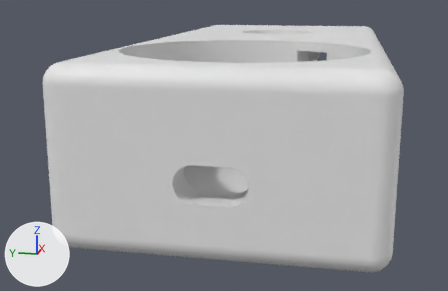
The Blender file [2026] Power Station/02 Merged.blend, before and after one commit.
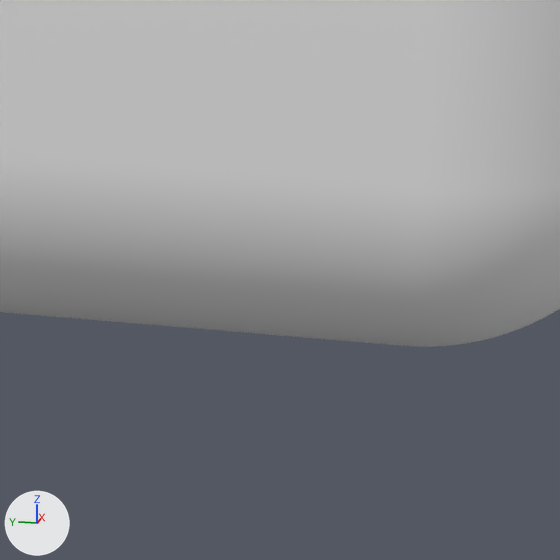
The first picture shows the older version from a camera (50 mm lens) standing at (-0.2172, -0.0286, 0.0601) and looking at (-0.0064, 0.0136, 0.0074). The close-ups show the older and then the newer version on the part from 74% to 85% of the width and 83% to 100% of the height of that picture. Only the edits that show in the close-ups are written down. Every picture has the same lights, and +X, +Y and +Z are marked at lower left.
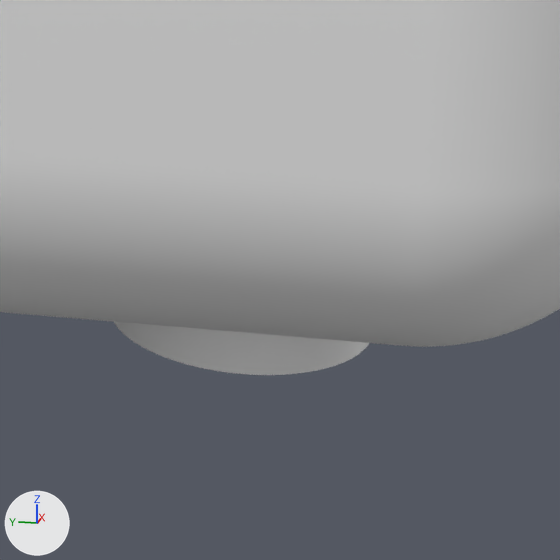
Location of each change, [x1, y1, x2, y2] in pixels of the close-ups (560 x 560 px):
```json
{"object": "Cylinder.003", "change": "added", "after": [114, 322, 369, 375]}
```

Scene script edits in JSON lines:
```json
{"op": "add", "block": "me_cylinder_003", "code": ["me_cylinder_003 = bpy.data.meshes.new('Cylinder.003')", "me_cylinder_003.from_pydata(...)  # a 500-sided cylinder along z spanning x -1.0..1.0, y -1.0..1.0, z -1.0..1.0"]}
{"op": "add", "block": "ob_cylinder_003", "code": ["ob_cylinder_003 = bpy.data.objects.new('Cylinder.003', me_cylinder_003)", "ob_cylinder_003.location = (-0.08325, -0.032, 0.001)", "ob_cylinder_003.scale = (0.0026, 0.0026, 0.002)"]}
```
